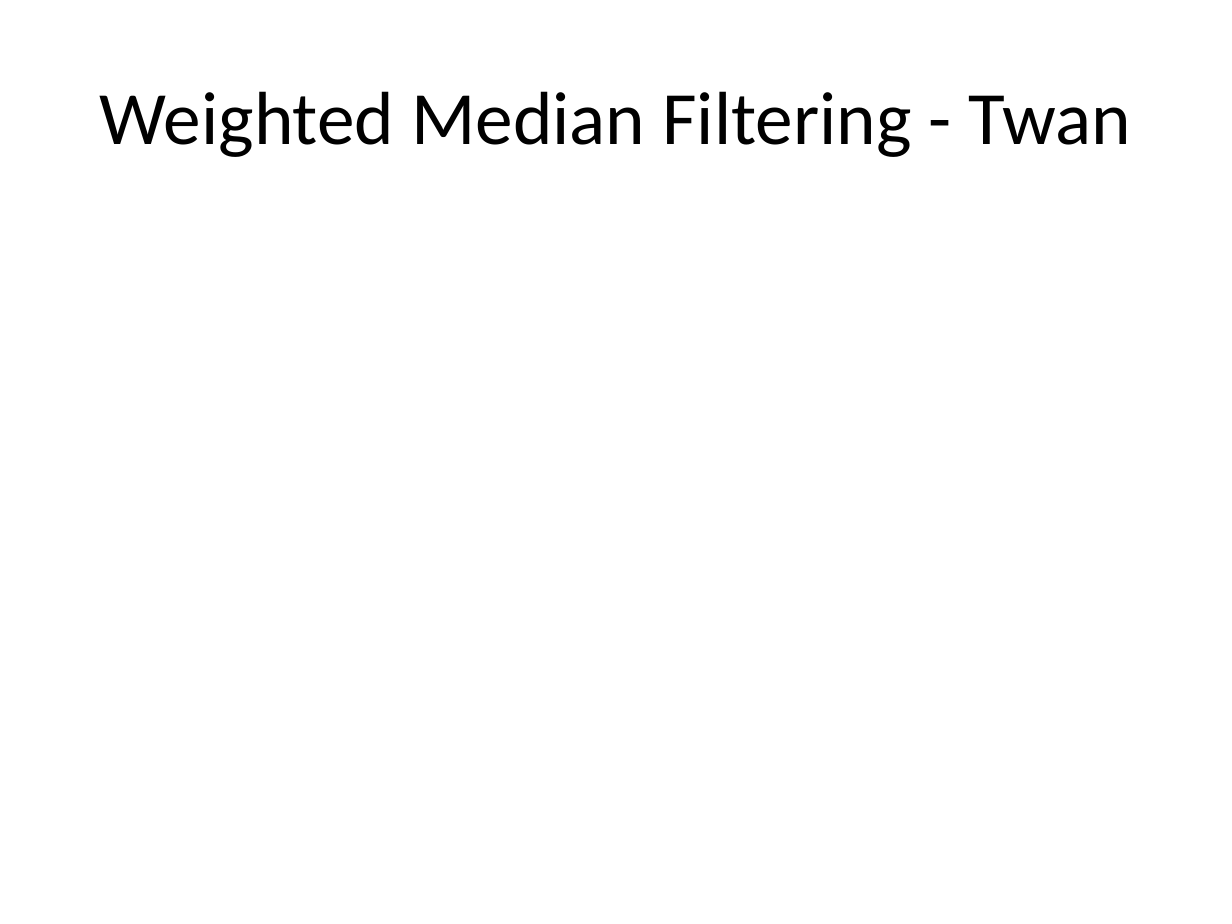
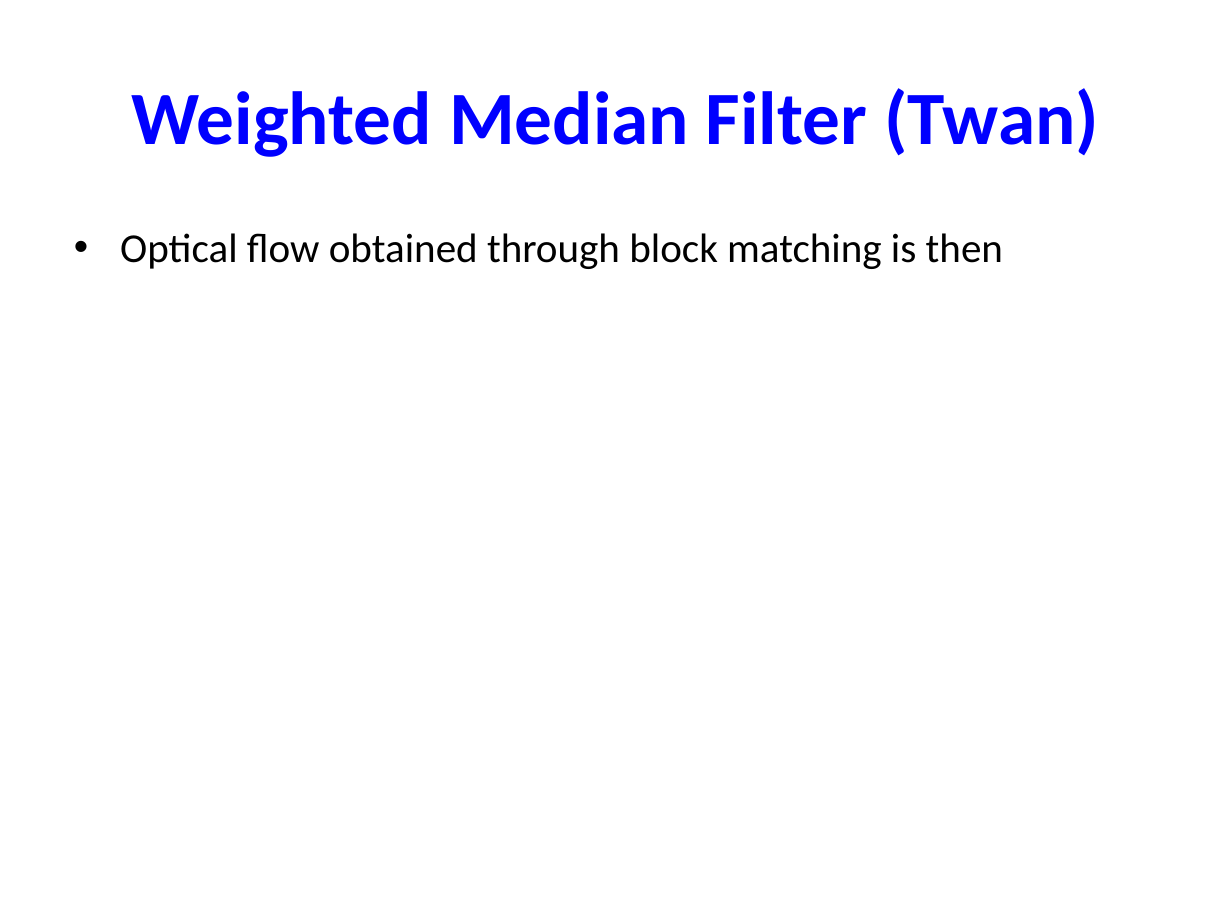
Before and after one commit to tkoolen/6869-project, a slide deck: slide 5 of presentation.pptx. Drawn at 1232x924 pixels with LibreOffice and Linux fonts; fonts in the diff are those of the drawing. Boxes give left, top, right and bottom in pixels: in the first picture for what was removed or moved away, otherwise in the second. Text is boxed around its words. In the diff, an @@ line names an element or a change of style, - is before the commit and + after.

```diff
--- a/presentation.pptx
+++ b/presentation.pptx
@@ title at <box>131,88,1099,157</box>: text changed; text colour #000000 to #0000FF; bold on @@
-Weighted Median Filtering - Twan
+Weighted Median Filter (Twan)
@@ text added at <box>120,233,1003,269</box>, 24 pt, text #000000 @@
+• Optical flow obtained through block matching is then
```
Also in this commit, not shown: 2 other slides changed, 4 slides added, 3 slides removed.
